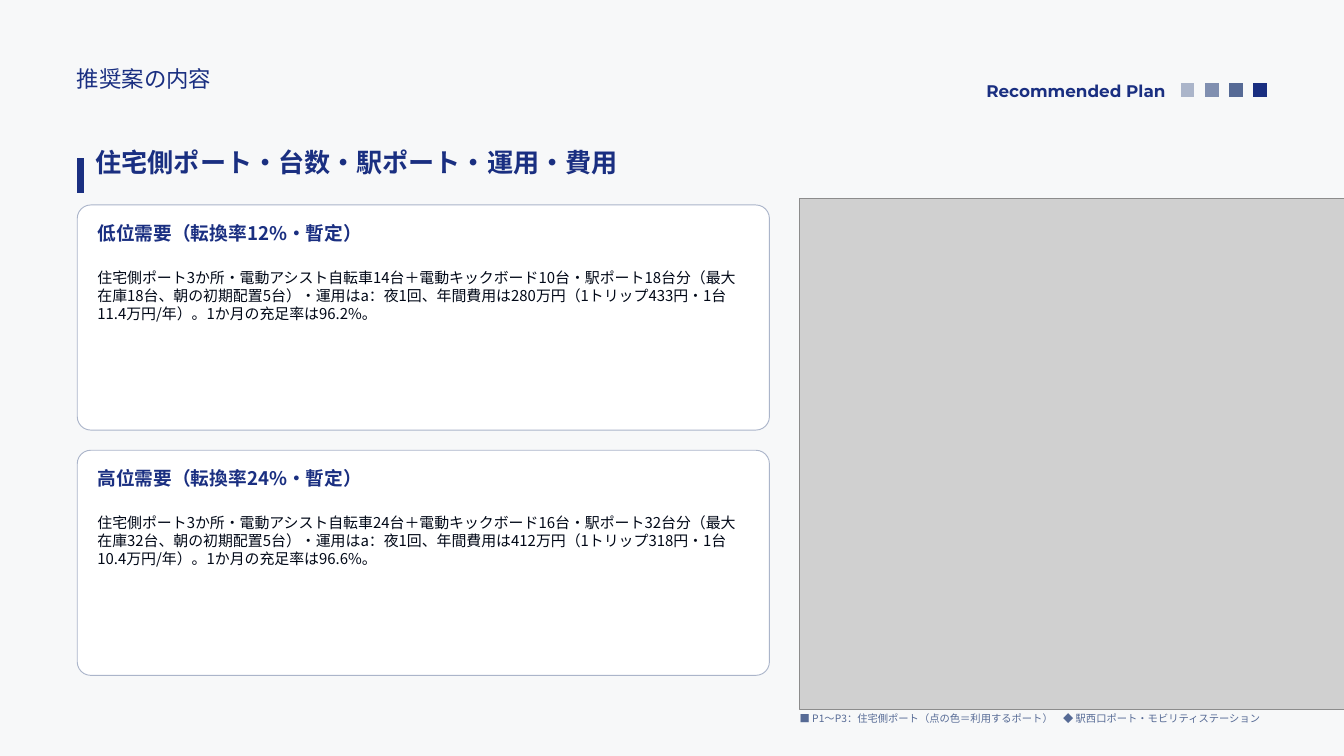
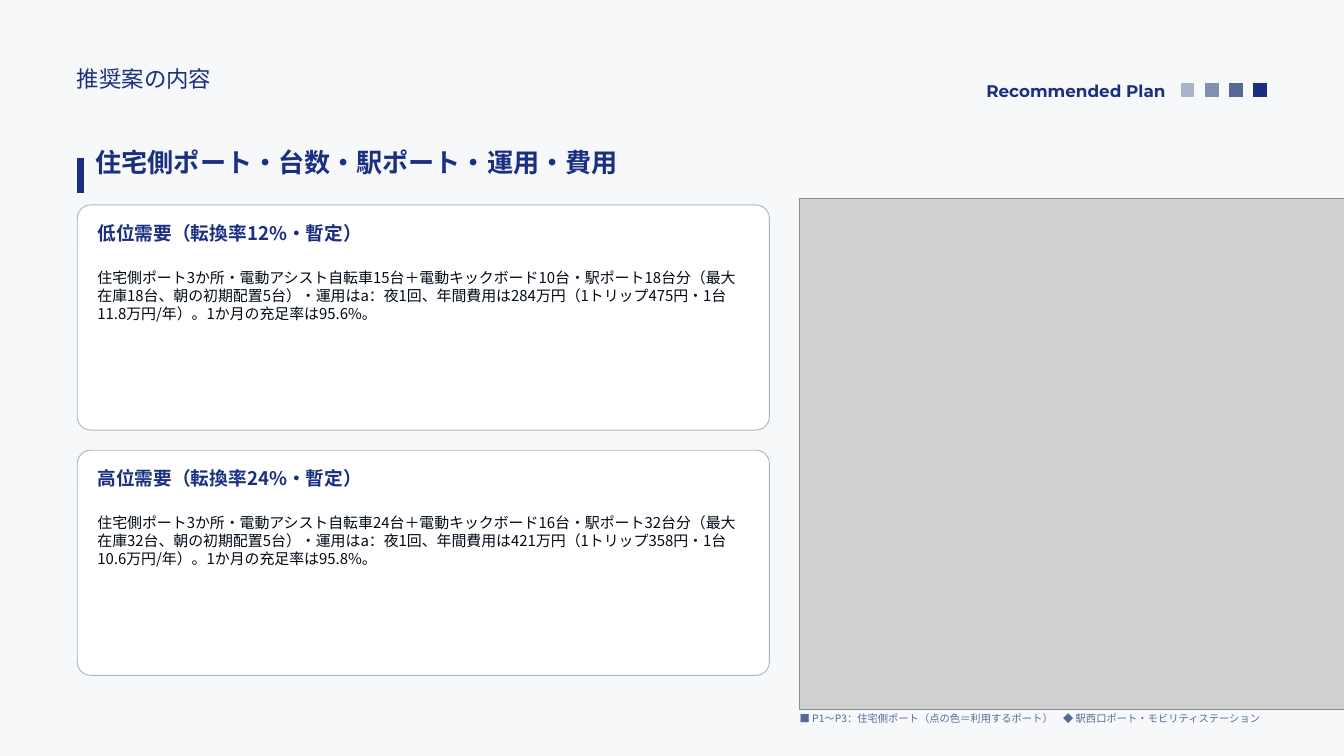
Before and after one commit to saigaeno-cmd/mikuri_sim, a slide deck: slide 3 of data/output/study/報告_モビリティシェア検討.pptx. Drawn at 1344x756 pixels with LibreOffice and Linux fonts; fonts in the diff are those of the drawing; grey boxes stand for pictures. Boxes give left, top, right and bottom in pixels: in the first picture for what was removed or moved away, otherwise in the second. Text is boxed around its words. In the diff, an @@ line names an element or a change of style, - is before the commit and + after.

```diff
--- a/data/output/study/報告_モビリティシェア検討.pptx
+++ b/data/output/study/報告_モビリティシェア検討.pptx
@@ text at box(97, 270, 735, 322): text changed @@
-住宅側ポート3か所・電動アシスト自転車14台＋電動キックボード10台・駅ポート18台分（最大在庫18台、朝の初期配置5台）・運用はa：夜1回、年間費用は280万円（1トリップ433円・1台11.4万円/年）。1か月の充足率は96.2%。
+住宅側ポート3か所・電動アシスト自転車15台＋電動キックボード10台・駅ポート18台分（最大在庫18台、朝の初期配置5台）・運用はa：夜1回、年間費用は284万円（1トリップ475円・1台11.8万円/年）。1か月の充足率は95.6%。
@@ text at box(97, 515, 735, 567): text changed @@
-住宅側ポート3か所・電動アシスト自転車24台＋電動キックボード16台・駅ポート32台分（最大在庫32台、朝の初期配置5台）・運用はa：夜1回、年間費用は412万円（1トリップ318円・1台10.4万円/年）。1か月の充足率は96.6%。
+住宅側ポート3か所・電動アシスト自転車24台＋電動キックボード16台・駅ポート32台分（最大在庫32台、朝の初期配置5台）・運用はa：夜1回、年間費用は421万円（1トリップ358円・1台10.6万円/年）。1か月の充足率は95.8%。
```
Also in this commit, not shown: 21 other slides changed, 2 slides added, 7 other files.
